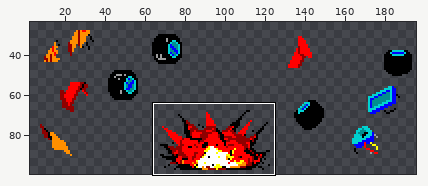
Two versions of one sprite sheet, sprites/coches/Crash/crash10.png. The first picture is a wide view before the edit; the outline marks the close-up.
Close-up. Earlier state:
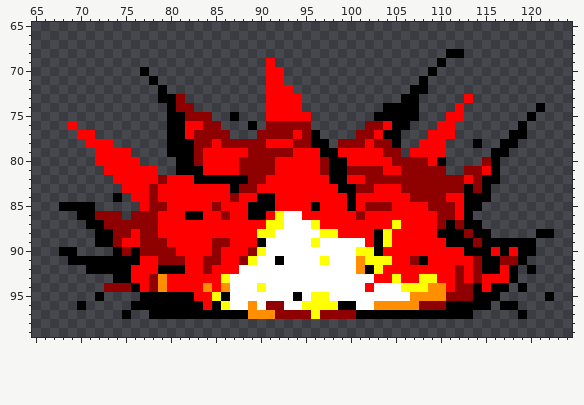
The file is 196x100 pixels. Shown: x 65..124, y 65..99. The wide view leaves out empty margins. The commit also changed other parts of the picture, which this record leaves out.
Now the later version:
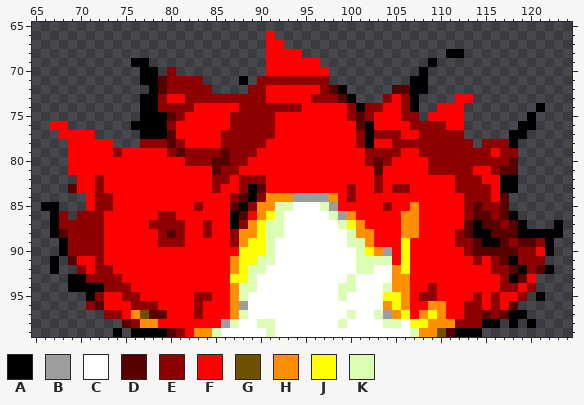
Palette (. is transparent): A #000000  B #9d9d9d  C #ffffff  D #560000  E #8f0000  F #ff0000  G #6f5000  H #ff8f00  J #ffff00  K #dcfeb4
Edits made:
@@ x 65..124 @@
  65 ............................................................
- 66 ............................................................
- 67 ............................................................
- 68 ..............................................AA............
- 69 ..........................F..................A..............
- 70 ............A.............FF................A...............
- 71 .............A............FF...............A................
- 72 ..............A...........FFF.............AA................
- 73 ..............AAE.........FFFF...........AA.....F...........
- 74 ...............AEE........FFFF.........AAAA....F........A...
- 75 ...............AAEEE..A...FFFFF.......AAAAA...FF.......A....
- 76 ....F..........AAFFEE...A.EEEEE......EEFAA...FF.......A.....
- 77 .....FF........AAFEEEE...EEEEFEA....EEFAA...FFF......AA.....
- 78 ......FFF......AAAEEFEEEEEFFFEEAA.EEEFEEA..FFF...A..AA......
- 79 .......FFFF....AAAEFFFFFEEEEEFFFAAFFFFFEE.FFFF.....AA.......
- 80 .......FFFFF....AAEFFFFEEEEFFFFFEAAFFFFFEEEEFA....EA........
- 81 ........FFFFFF..AAAFFFFEEEEFFFFFEAAEEEEFFEEEEE..EEFA........
- 82 .........FFFFFEFFFAAAAAAEEFFFFFFFAAFFEEEEEEEEEEEFEAA........
- 83 ..........FFFEFFFFFFFFAEEFFFFFFFFFAAEEFFFEEEEEEEAEA.........
- 84 .........A.FFEFFFFFFFFEFFAAFFFFFFFFAFFFFFFEEEEFFAAA.........
- 85 ...AAAA.....FEEFFFFFEFFFAAAFFFFAFFFAFEEEFFFFEEEFAA..........
- 86 .....AAEEE.EEEFFFAAFFEFFAAFJCCFFFFFFEFFFFFFFFEEFA...........
- 87 ......AAEEEEEEFFFFFFFFFFFFJJCCCJFFFFFFFFJFFFFEAEAA..........
- 88 .......AAEEFEEFFFFFFFFFFFJJCCCCCJJFFFFAJFFFFFAAAEAA.....AA..
- 89 .......AAEFFEEEFFFFFEEFFFACCCCCJCCCCCFAJFFFFFFAAAEAAAAAA....
- 90 ...AA....AEAEEEEFFFFEFFFEJCCCCCCCCCCJJAFFFFFFFFFAAAFAFAA....
- 91 ....AAAAAAAAFFEEEFFEEFFEJCCACCCCJCCCHJJJFFEAFFFFFEAAEEA.....
- 92 ......AAAAAFFFAAAFFEFFFCCCCCCCCCCCCCHAJFFFFFFFFEFEAAFA.A....
- 93 .........AAFFEHFFFFFFJCCCCCCCCCCCCCCCCFFJFFJJFFEFEFFFA......
- 94 ........EEEAFEHFFFFHFHCCCJCCCCCCCCCCCFCCCJJJHHFEEAFAA.A.....
- 95 .......A....AAAAAAFFJACCCCCCCACJJCCCCCCCCCHHHHEEEAAA.....A..
- 96 .....A.....AAAAAAAAFAJCCHCEECCJJJJAACCHHHHHEEEAAAAA.AA......
- 97 ..........A..AAAAAAAAAAAHHHEEEEJEEEEAAAAAAAAAAAAA.....A.....
- 98 ............................................................
- 99 ............................................................
+ 66 ..........................F.................................
+ 67 ..........................FF................................
+ 68 ..........................FFFF................AA............
+ 69 ...........AA.............FFFFFF............A...............
+ 70 ............AA.E..........FFFFFFF..........A................
+ 71 ............AADEEEE....A.EEEEEEEE.........AA................
+ 72 .............ADEEEEE....EEFFFFFFEDA.....DDAA................
+ 73 ............AAEFFEEEEEEEEEFFFFFEEEDA...EFEA....FF...........
+ 74 ............AAEEEEFFFFFEEEEEEEFFFFFEAEEFFEA..FFF........A...
+ 75 ............AAADEFFFFFEEEEEFFFFFFFFEDEFFFEE.FFFF.......A....
+ 76 ..FF.......AAAAEFFFFFFEEEEEFFFFFFFFFDAFFFFEEEEFF......AA....
+ 77 ...FFFF.....AAADFFFFFEEEEEEFFFFFFFFFEAEEEFFEEEEE.....AA.....
+ 78 ....FFFFF...EEEDEFFFFEEEEEFFFFFFFFFFEAFFEEEEEEEEE.EEEA......
+ 79 ....FFFFFEFFFFFEDEEEEDEEEFFFFFFFFFFFFEEEEFFEEEEEEEEFEE......
+ 80 ....FFFFFFFFFFFFFEEEDDEEFFFFFFFFFFFFFEDEFFFFEEEEEEEEED......
+ 81 ....FFFFFFFFFFFFFFFFDEEFFFFFFFFFFFFFFFDFFFFFEEEEEFFEDD......
+ 82 .....FFEFFFFFFFFFFFFEEFEEEFFFFFFFFFFFFEFFFFFFFFEEEFFAA......
+ 83 ....DFFEFFFFFFFFFFFFEFFEADFFFFFFFFFEFFEFEEFFFFFEEEEFAA......
+ 84 ......FEEFFFFFFFFFFFFFEDAEHHHBBBBHFEFFFFFFFFFFFFEEEFD.......
+ 85 .AA...FEEFFFFFFFFFEFFFDAEHHKKCCCKBFFFFFEFFHFFFFFEDEED.......
+ 86 ..AE.EEEFFFFFFEEFFFFFFADFHJKCCCCCKBHFFFFFHHFFFFFEDDEDA......
+ 87 ..AEEEEEFFFFFEEEEFFEFFAEHJKKCCCCCCKJHFFFFHHFFFFFDADDEDA...A.
+ 88 ..ADEEEEFFFFFFEDEFFEFFEHHJKKCCCCCCCKHHFFFHHFFFFEDAADDDAAAAA.
+ 89 ...AEEEEFFFFFFEEEFFFFFEHJJKCCCCCCCCKKHFFFJFFFFFEEDAADEDDEA..
+ 90 ...AEEEEFFFFFFFFFFFFFFFJJJKCCCCCCCCCKJHBFJFFFFFFEDDDDDEEFA..
+ 91 ..A.DFFEFFFFFFFFFFFFFFHJJKKCCCCCCCCCKKKKFJFFFFFFFEFEDAEEE...
+ 92 ..A..EFEEFFFFFFFFFFFFFHJKKCCCCCCCCCCKKCCHJFFFFFFFFFEEDAEDA..
+ 93 ....AAEEEEFFFFFFFFFFFFJJKCCCCCCCCCCKCCCCHHFFFFFFFFFFEADF....
+ 94 ....AAAAEEEFFFFFFFFFFFHKKCCCCCCCCCKKCCCKHHFFEFFFFFFFEEFE....
+ 95 ......AEFFEEFFFFFFEEFFHKCCCCCCCCCCKCCCCJJHFEEFFFFEFEFFE.A...
+ 96 ......EDFFFEEEFFFFEFFFHBCCCCCCCCCCCCCCCHJHFFHHFFEEFEFD......
+ 97 ........EEFHGDDFFFEFFFHKCCCCCCCCCCCKCCKBHJFHJHFFEEDEDAA.....
+ 98 ..........DEHHFFFFFFFBKCCKKCCCCCCCKCCCCKKCJJHHHEEEAA.A.A....
+ 99 .........A.AAAADEFHHKCCCCCKCCCCCCCCCCCCCCCKHHGDAAA..........
Changed places in both close-ups, as pixel boxes (x1, y1, x2, y2):
changed: (41, 31, 563, 337)
